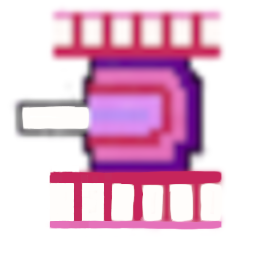
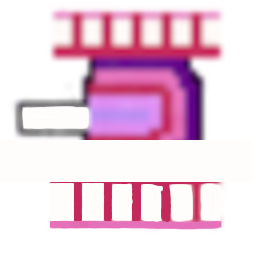
Comparing the layer stacks of the two (256, 256) images. Changes:
added layer "图层" above "unnamed.jpg" over [0, 140, 253, 182]
painted on "unnamed.jpg" over [104, 175, 171, 222]
